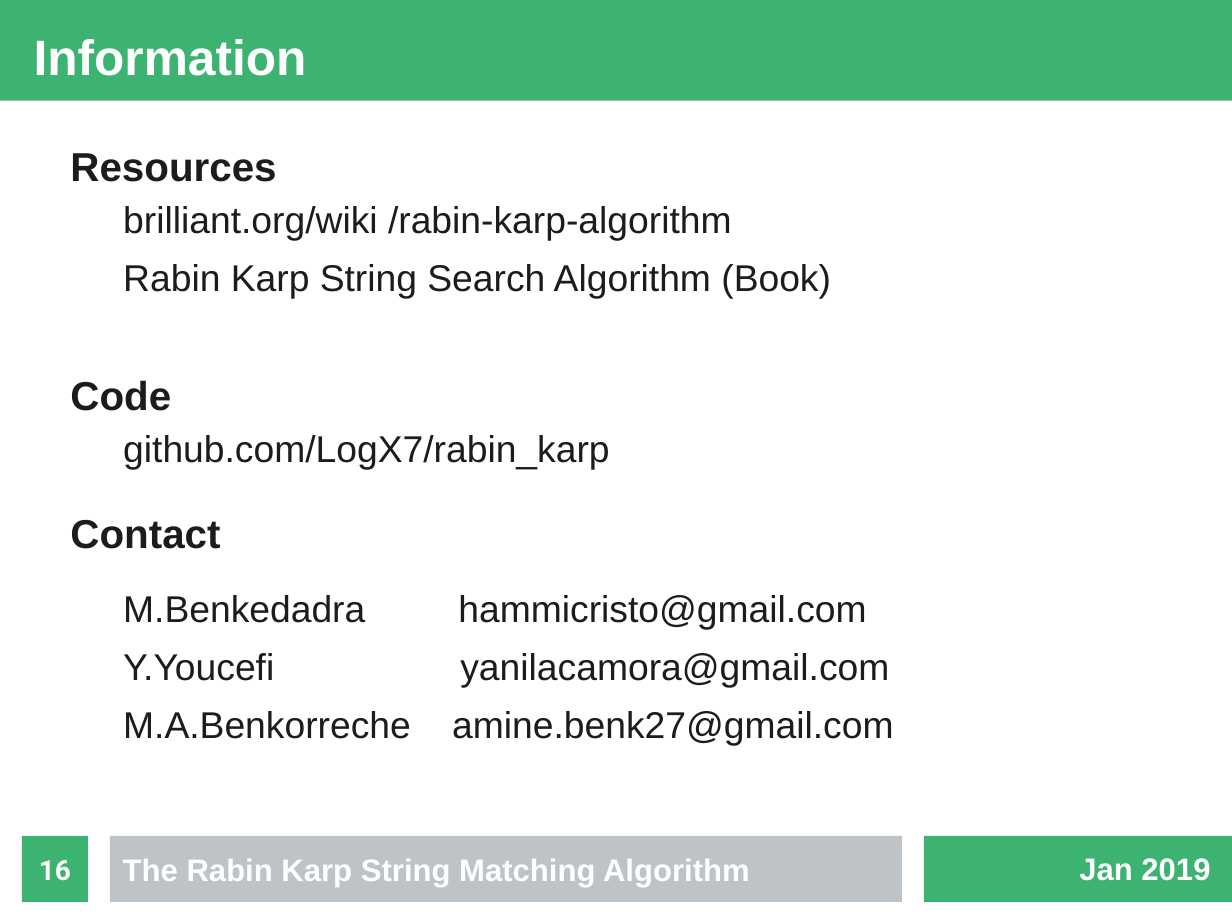
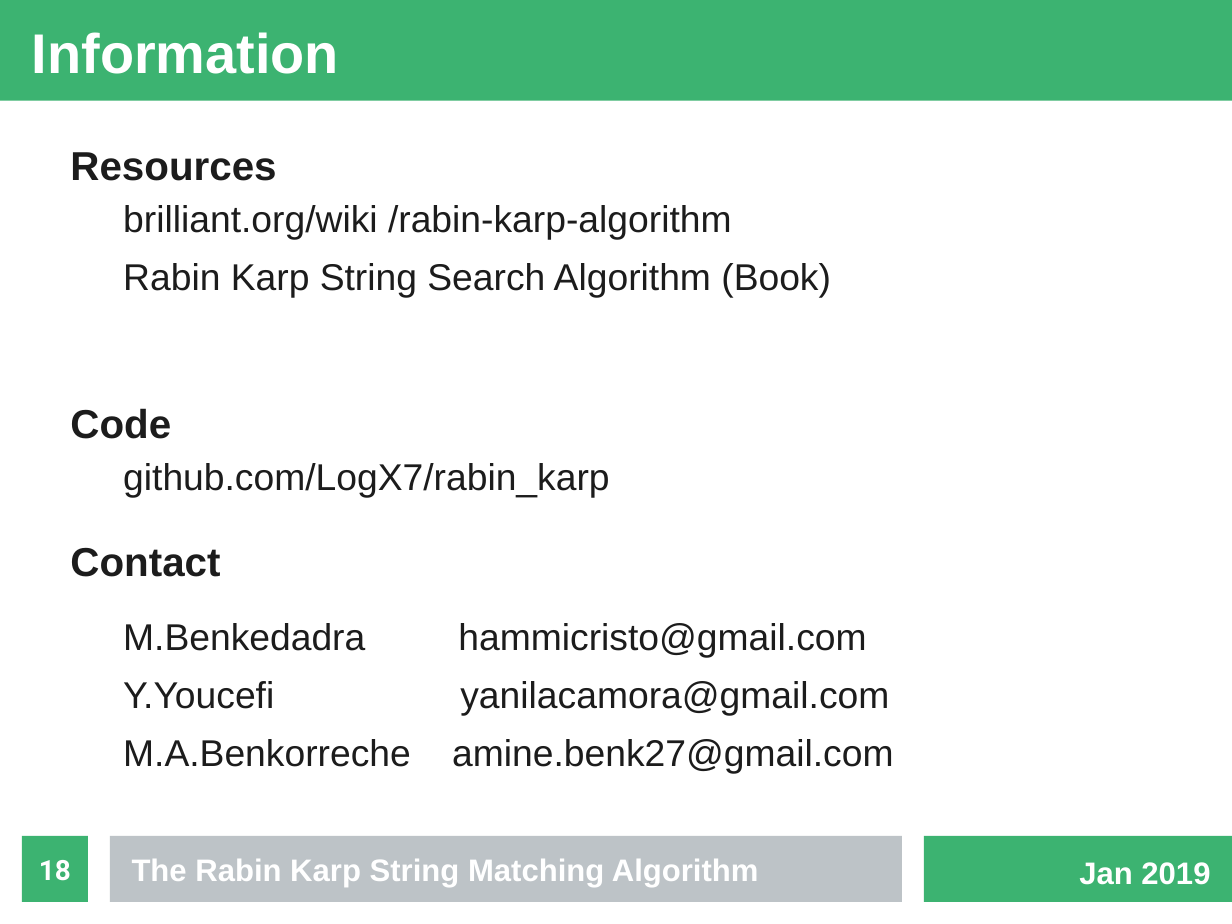
Before and after one commit to fennecinspace/Rabin-Karp, a slide deck: slide 18 of presentation/presentation.odp (slide 16 before the commit). Drawn at 1232x924 pixels with LibreOffice and Linux fonts; fonts in the diff are those of the drawing. Boxes give left, top, right and bottom in pixels: in the first picture for what was removed or moved away, otherwise in the second. Text is boxed around its words. In the diff, an @@ line names an element or a change of style, - is before the commit and + after.

Commit message:
added intro to algos book report

```diff
--- a/presentation/presentation.odp
+++ b/presentation/presentation.odp
@@ title "Information" at <box>32,32,339,74</box>: size 32 to 36 pt @@
@@ text "Resources" rewrapped from <box>70,153,894,746</box> to <box>70,152,894,774</box> @@
@@ page number at <box>39,860,71,881</box>: text changed @@
-16
+18
@@ text "The Rabin Karp String Matching ...": place and size @@
-text "The Rabin Karp String Matching ..." at <box>123,859,750,887</box>
+text "The Rabin Karp String Matching ..." at <box>132,859,759,887</box>
@@ text "Jan 2019": place and size @@
-text "Jan 2019" at <box>1079,858,1210,881</box>
+text "Jan 2019" at <box>1079,862,1210,885</box>
```
Also in this commit, not shown: 2 other slides changed, 2 slides added.
